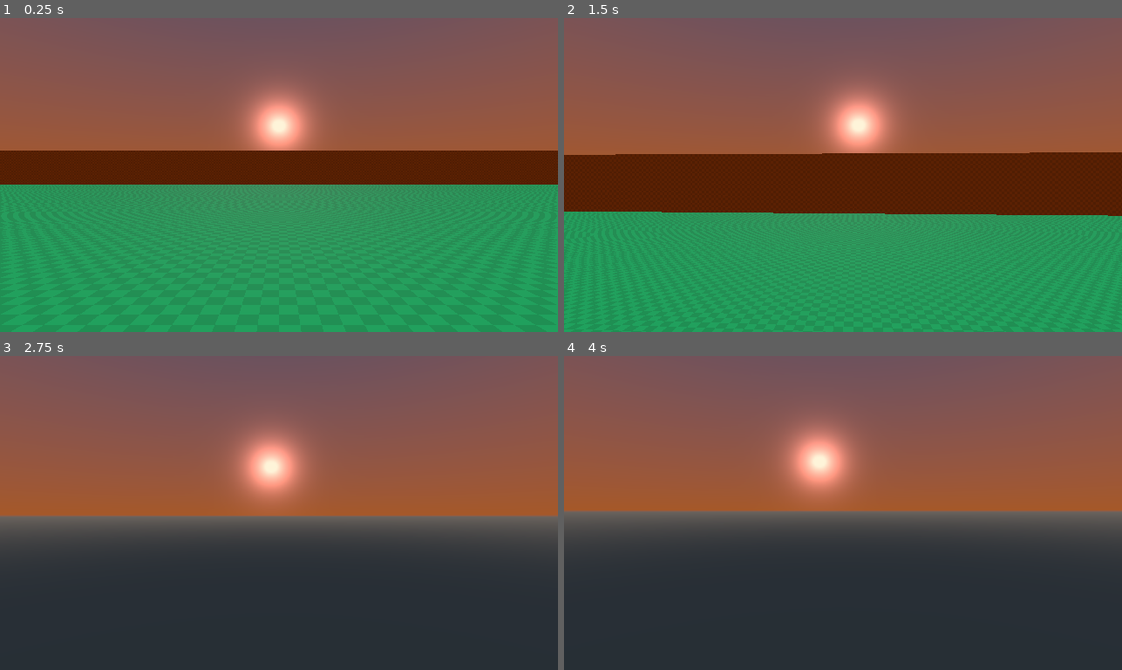
Above: before the commit, frames 1-4 (two rows, left to right).
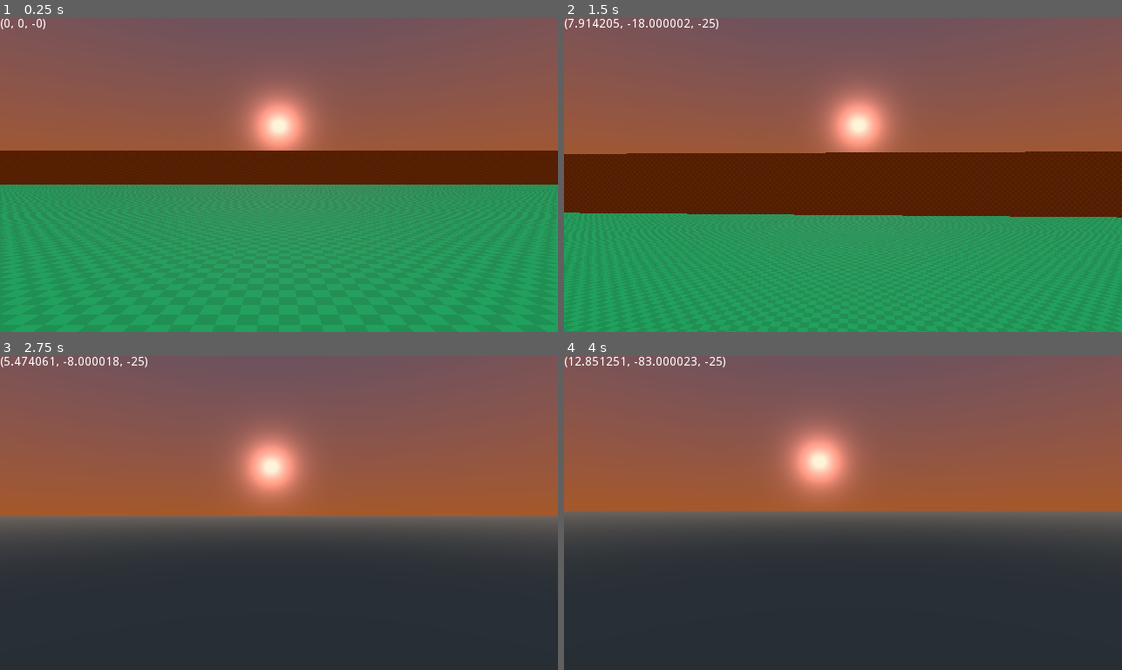
Above: after the commit, the same moments.

Repository: TrickyFatCat/classic-fps-prototype
Game: Godot game, scene res://levels/TestLevel.tscn
Same seed, same stepped clock (60 frames per second), same inputs: the game is played once before the commit and once after it.
Inputs (mouse positions are in pixels of both pictures, inside the frame that each line leads up to):
- Up to frame 1 (0.25 s): no input
- Up to frame 2 (1.5 s): tap Enter at 0.5 s; move the mouse to (870, 175) at 0.52 s; hold , (move_forward) from 0.53 s (still down); tap Space (jump) at 0.77 s; move the mouse to (815, 175) at 1.27 s
- Up to frame 3 (2.75 s): keep holding , (move_forward); tap Space (jump) at 1.52 s; move the mouse to (290, 506) at 2.02 s
- Up to frame 4 (4 s): keep holding , (move_forward); move the mouse to (837, 519) at 2.77 s; tap Space (jump) at 3.02, 3.77 s; move the mouse to (887, 516) at 3.52 s

The runs differ from the first frame. In frame 1, less than 0.1% of the frame differs, in the area x 0-9%, y 0-4%; in frame 2, 1.1%, in the area x 0-100%, y 0-64%; in frame 3, 0.3%; in frame 4, 0.3%.

Commit message:
Rework movement calculations

Diff:
--- a/src/entity/player/Player.tscn
+++ b/src/entity/player/Player.tscn
@@ -9,7 +9,6 @@
 collision_layer = 2
 collision_mask = 5
 script = ExtResource( 1 )
-speed_max = 150.0
 
 [node name="CollisionShape" type="CollisionShape" parent="."]
 transform = Transform( 1, 0, 0, 0, -1.62921e-07, -1, 0, 1, -1.62921e-07, 0, 1, 0 )
@@ -20,3 +19,10 @@
 keep_aspect = 0
 current = true
 fov = 90.0
+
+[node name="Label" type="Label" parent="."]
+margin_right = 40.0
+margin_bottom = 14.0
+__meta__ = {
+"_edit_use_anchors_": false
+}
--- a/src/entity/player/player.gd
+++ b/src/entity/player/player.gd
@@ -6,13 +6,14 @@
 
 var _move_direction : Vector3 = Vector3.ZERO
 var _player_direction : Vector3 = Vector3.ZERO
-var drag : float = 0.0
 var velocity : Vector3 = Vector3.ZERO
 var snap_vec : Vector3
 var is_jumping = false
 
-export var acceleration : float = 4.0
+export var acceleration : float = 250.0
 export var speed_max : float = 25.0
+export var ground_friction : float = 100.0
+export var air_friction : float = 25.0
 export var jump_force : float = 25.0
 export var gravity : float = 60.0
 export var mouse_sens : float = 0.1
@@ -23,7 +24,6 @@
 
 func _init() -> void:
 	Input.set_mouse_mode(Input.MOUSE_MODE_CAPTURED)
-	drag = acceleration / speed_max
 
 
 func _input(event: InputEvent) -> void:
@@ -37,18 +37,16 @@
 
 
 func _physics_process(delta: float) -> void:
-	var current_move_direction : Vector3 = _move_direction
+	var current_direction = _move_direction
+	if not ignore_rotation:
+		_move_direction = _move_direction.rotated(Vector3.UP, rotation.y)
 
-	#if _move_direction == Vector3.ZERO and (abs(velocity.x) != 0 or abs(velocity.z) != 0):
-		#current_move_direction = velocity.normalized()
+	_calculate_velocity_x(_move_direction)
+	_calculate_velocity_z(_move_direction)
+	_apply_gravity()
+	velocity = move_and_slide(velocity, Vector3.UP)
 
-	if not ignore_rotation:
-		current_move_direction = current_move_direction.rotated(Vector3.UP, rotation.y)
-	var drag_vec : Vector3 = Vector3(drag, 0, drag)
-	velocity += acceleration * current_move_direction - velocity * drag_vec + gravity * Vector3.DOWN * delta
-	velocity.x = clamp(velocity.x, -speed_max, speed_max)
-	velocity.z = clamp(velocity.z, -speed_max, speed_max)
-	velocity = move_and_slide(velocity, Vector3.UP)
+	$Label.text = String(velocity)
 
 
 func _rotate_camera(event: InputEvent) -> void:
@@ -59,9 +57,44 @@
 
 
 func _calculate_move_direction() -> void:
-	_move_direction.x = Input.get_action_strength("move_right") + Input.get_action_strength("move_left")
+	_move_direction.x = Input.get_action_strength("move_right") - Input.get_action_strength("move_left")
 	_move_direction.z = Input.get_action_strength("move_backward") - Input.get_action_strength("move_forward")
 	_move_direction = _move_direction.normalized()
+
+
+func _calculate_velocity_x(direction: Vector3) -> void:
+	if direction.x != 0 and abs(velocity.x) <= speed_max:
+		velocity.x += acceleration * direction.x * get_physics_process_delta_time()
+		velocity.x = clamp(velocity.x, -speed_max, speed_max)
+	elif velocity.x != 0 or abs(velocity.x) > speed_max:
+		direction.x = -sign(velocity.x)
+		var friction = ground_friction if is_on_floor() else air_friction
+		velocity.x += friction * direction.x * get_physics_process_delta_time()
+
+		if direction.x < 0:
+			velocity.x = max(velocity.x, 0)
+		elif direction.x > 0:
+			velocity.x = min(velocity.x, 0)
+
+
+func _calculate_velocity_z(direction: Vector3) -> void:
+	if direction.z != 0 and abs(velocity.z) <= speed_max:
+		velocity.z += acceleration * direction.z * get_physics_process_delta_time()
+		velocity.z = clamp(velocity.z, -speed_max, speed_max)
+	elif velocity.z != 0 or abs(velocity.z) > speed_max:
+		direction.z = -sign(velocity.z)
+		var friction = ground_friction if is_on_floor() else air_friction
+		velocity.z += friction * direction.z * get_physics_process_delta_time()
+
+		if direction.z < 0:
+			velocity.z = max(velocity.z, 0)
+		elif direction.z > 0:
+			velocity.z = min(velocity.z, 0)
+
+
+func _apply_gravity() -> void:
+	velocity.y -= gravity * get_physics_process_delta_time()
+
 
 func _apply_jump() -> void:
 	if is_on_floor() :
